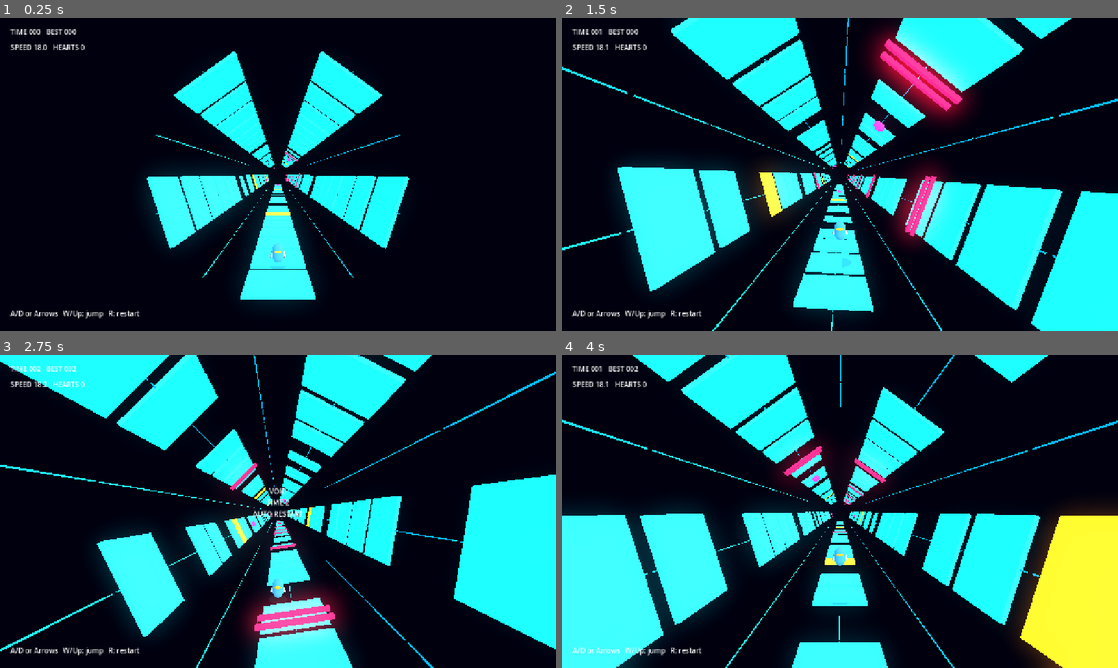
Above: before the commit, frames 1-4 (two rows, left to right).
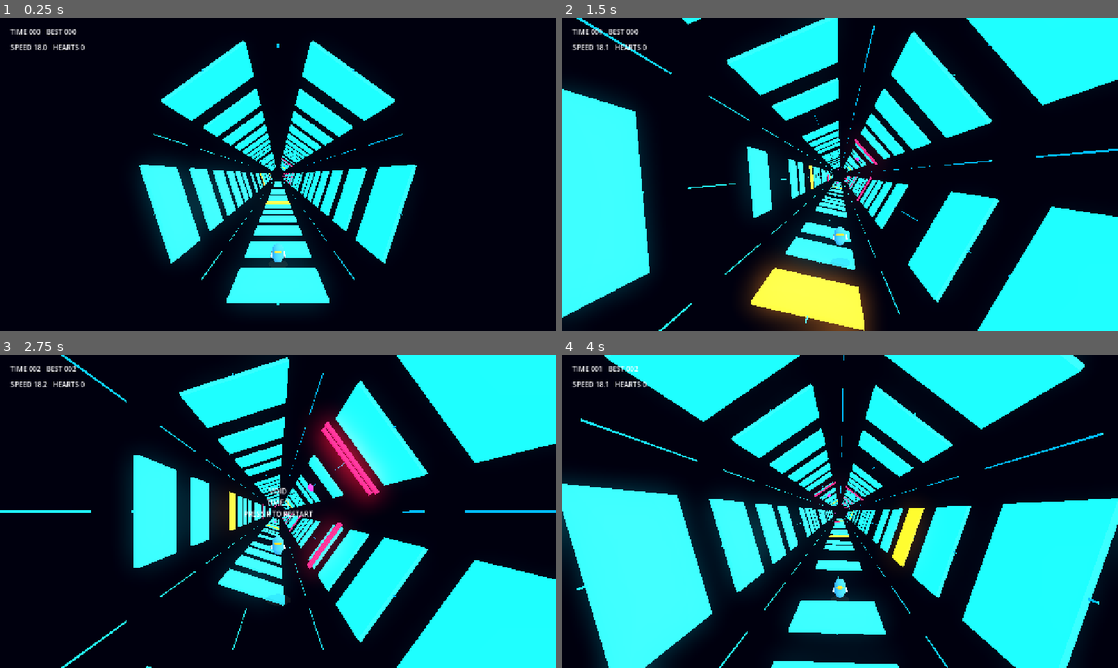
Above: after the commit, the same moments.

Repository: jeoungan/Project_1
Game: Godot game, scene res://scenes/main/ElectronDashGame.tscn
Two runs of this game, one before a commit and one after it. Both use one fixed random seed, a clock stepped at 60 frames per second and the inputs below.
Inputs:
- Up to frame 1 (0.25 s): no input
- Up to frame 2 (1.5 s): hold D (move_right) 0.53-1.28 s; hold Space (jump) 0.53-1.28 s; hold A (move_left) from 1.28 s (still down); tap Space (jump) at 1.35 s
- Up to frame 3 (2.75 s): tap Space (jump) at 1.52, 1.82 s; release A (move_left) at 2.03 s; hold D (move_right) from 2.03 s (still down); hold Space (jump) from 2.03 s (still down)
- Up to frame 4 (4 s): tap R (restart) at 2.75 s; release D (move_right) at 2.78 s; release Space (jump) at 2.78 s; hold W 2.78-3.53 s; tap Space (jump) at 2.85, 3.02, 3.32 s; hold A (move_left) from 3.53 s (still down); hold Space (jump) from 3.53 s (still down)

The runs differ from the first frame. In frame 1, 8.5% of the frame differs, in the area x 1-75%, y 7-96%; in frame 2, 50%; in frame 3, 53%, in the area x 0-100%, y 0-100%; in frame 4, 39%.

Commit message:
fix: widen tunnel gaps and require manual restart

Diff:
--- a/scripts/electron_dash/electron_dash_game.gd
+++ b/scripts/electron_dash/electron_dash_game.gd
@@ -4,12 +4,12 @@
 
 @export var lane_count: int = Rules.LANE_COUNT
 @export var tunnel_radius: float = 4.0
-@export var segment_depth: float = 2.2
-@export var visible_segments: int = 34
+@export var segment_depth: float = 3.6
+@export var visible_segments: int = 32
 @export var player_z: float = 3.0
-@export var jump_velocity: float = 8.8
-@export var gravity: float = 24.0
-@export var lane_turn_speed: float = 14.0
+@export var jump_velocity: float = 10.4
+@export var gravity: float = 20.0
+@export var lane_turn_speed: float = 8.0
 @export var auto_restart_seconds: float = 1.1
 @export var respawn_invincible_seconds: float = 2.0
 @export var max_extra_lives: int = 2
@@ -67,7 +67,7 @@
 	is_alive = true
 	restart_countdown = 0.0
 	overlay_label.visible = false
-	hint_label.visible = true
+	hint_label.visible = false
 	for i in range(visible_segments):
 		_spawn_segment(-float(i) * segment_depth)
 	_update_player_transform(0.0)
@@ -85,9 +85,6 @@
 
 func _process(delta: float) -> void:
 	if not is_alive:
-		restart_countdown -= delta
-		if restart_countdown <= 0.0:
-			reset_game()
 		return
 	var speed: float = Rules.speed_for_distance(distance)
 	survival_time += delta
@@ -189,7 +186,7 @@
 	is_alive = false
 	best_score = max(best_score, score)
 	restart_countdown = auto_restart_seconds
-	overlay_label.text = "VOID\nTIME %d\nAUTO RESTART" % score
+	overlay_label.text = "VOID\nTIME %d\nPRESS R TO RESTART" % score
 	overlay_label.visible = true
 
 func _spawn_segment(z_position: float) -> void:
@@ -228,7 +225,7 @@
 	for lane in range(visual_grid_lanes):
 		var angle := TAU * float(lane) / float(visual_grid_lanes)
 		var mesh := BoxMesh.new()
-		mesh.size = Vector3(0.035, 0.035, segment_depth * 0.94)
+		mesh.size = Vector3(0.035, 0.035, segment_depth * 0.66)
 		mesh.material = _make_emissive_material(color, 1.15)
 		var rail := MeshInstance3D.new()
 		rail.mesh = mesh
@@ -238,8 +235,7 @@
 
 func _make_tile(lane: int, color: Color, is_unstable: bool = false) -> MeshInstance3D:
 	var mesh := BoxMesh.new()
-	var panel_width: float = max(1.55, TAU * tunnel_radius / float(lane_count) * 0.48)
-	mesh.size = Vector3(panel_width, 0.12, segment_depth * (0.74 if is_unstable else 0.82))
+	mesh.size = Vector3(_panel_width(0.64), 0.12, _tile_depth(is_unstable))
 	mesh.material = _make_emissive_material(color, 1.8 if is_unstable else 1.35)
 	var tile := MeshInstance3D.new()
 	tile.mesh = mesh
@@ -248,7 +244,7 @@
 
 func _make_laser(lane: int) -> Node3D:
 	var root := Node3D.new()
-	var panel_width: float = max(1.55, TAU * tunnel_radius / float(lane_count) * 0.42)
+	var panel_width: float = _panel_width(0.56)
 	for z_offset in [-0.22, 0.22]:
 		var mesh := BoxMesh.new()
 		mesh.size = Vector3(panel_width, 0.12, 0.12)
@@ -284,6 +280,12 @@
 
 func _roll_for_lane(lane: int) -> float:
 	return PI * 1.5 - _visual_lane_angle(lane)
+
+func _panel_width(scale_factor: float) -> float:
+	return max(2.2, TAU * tunnel_radius / float(lane_count) * scale_factor)
+
+func _tile_depth(is_unstable: bool) -> float:
+	return segment_depth * (0.54 if is_unstable else 0.60)
 
 func _configure_world() -> void:
 	var environment := Environment.new()
@@ -354,4 +356,4 @@
 	score_label.text = "TIME %03d   BEST %03d" % [score, best_score]
 	speed_label.text = "SPEED %.1f   HEARTS %d" % [Rules.speed_for_distance(distance), extra_lives]
 	hint_label.text = "A/D or Arrows   W/Up: jump   R: restart"
-	hint_label.visible = survival_time < 4.0
+	hint_label.visible = false
--- a/scripts/tests/test_electron_dash_game_behavior.gd
+++ b/scripts/tests/test_electron_dash_game_behavior.gd
@@ -17,6 +17,15 @@
 	await process_frame
 
 	if not _check(game.lane_count == 5, "game uses five panels"):
+		return
+	if not _check(game.segment_depth >= 3.2, "rows are spaced far enough to read gaps"):
+		return
+	if not _check(game._tile_depth(false) <= game.segment_depth * 0.65, "jump gaps stay visually wide"):
+		return
+	if not _check(game.lane_turn_speed <= 9.0, "lane rotation is eased instead of snapping"):
+		return
+	var hint_label: Label = game.get_node("%HintLabel")
+	if not _check(not hint_label.visible, "bottom key hint stays hidden"):
 		return
 
 	game._change_lane(1)
@@ -59,8 +68,11 @@
 	game._game_over()
 	if not _check(not game.is_alive, "game enters fail state first"):
 		return
+	var overlay_label: Label = game.get_node("%OverlayLabel")
+	if not _check(overlay_label.text.contains("PRESS R"), "game over waits for manual restart"):
+		return
 	game._process(game.auto_restart_seconds + 0.1)
-	if not _check(game.is_alive, "game auto-restarts instead of staying frozen"):
+	if not _check(not game.is_alive, "game stays stopped until restart input"):
 		return
 
 	game.free()
Not shown, changed: README.md
